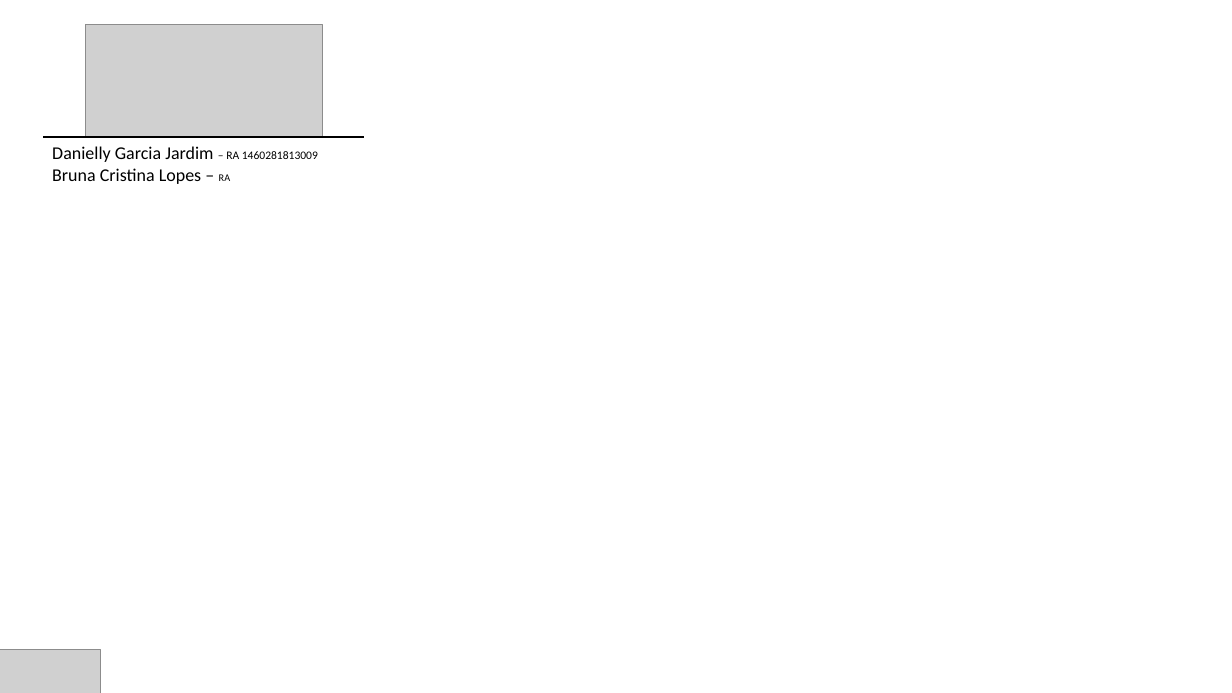
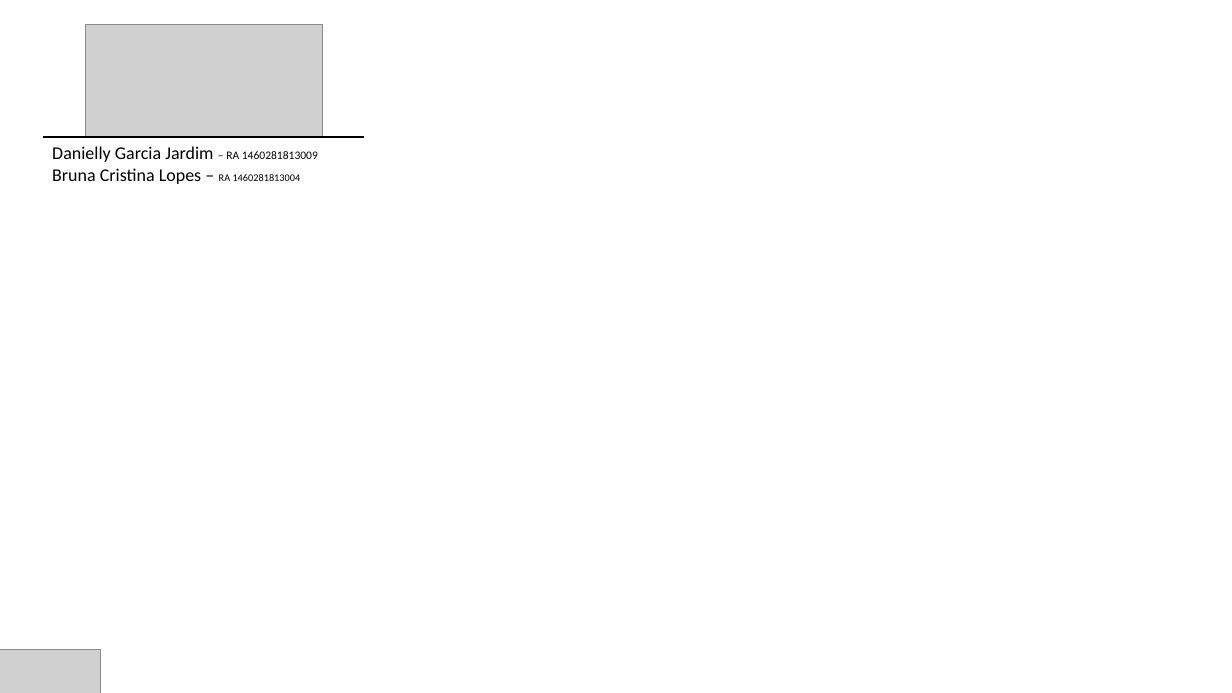
Before and after one commit to daniellygj/Fatec, a slide deck: slide 1 of 3º Semestre/Programação em Banco de Dados/Projeto/Apresentação.pptx. Drawn at 1232x693 pixels with LibreOffice and Linux fonts; fonts in the diff are those of the drawing; grey boxes stand for pictures; background and template pictures are left out. Boxes give left, top, right and bottom in pixels: in the first picture for what was removed or moved away, otherwise in the second. Text is boxed around its words. In the diff, an @@ line names an element or a change of style, - is before the commit and + after.

```diff
--- a/3º Semestre/Programação em Banco de Dados/Projeto/Apresentação.pptx
+++ b/3º Semestre/Programação em Banco de Dados/Projeto/Apresentação.pptx
@@ text at (52, 168, 301, 184): text changed @@
-Bruna Cristina Lopes – RA
+Bruna Cristina Lopes – RA 1460281813004
```
Also in this commit, not shown: 2 other slides changed, 3 other files.
